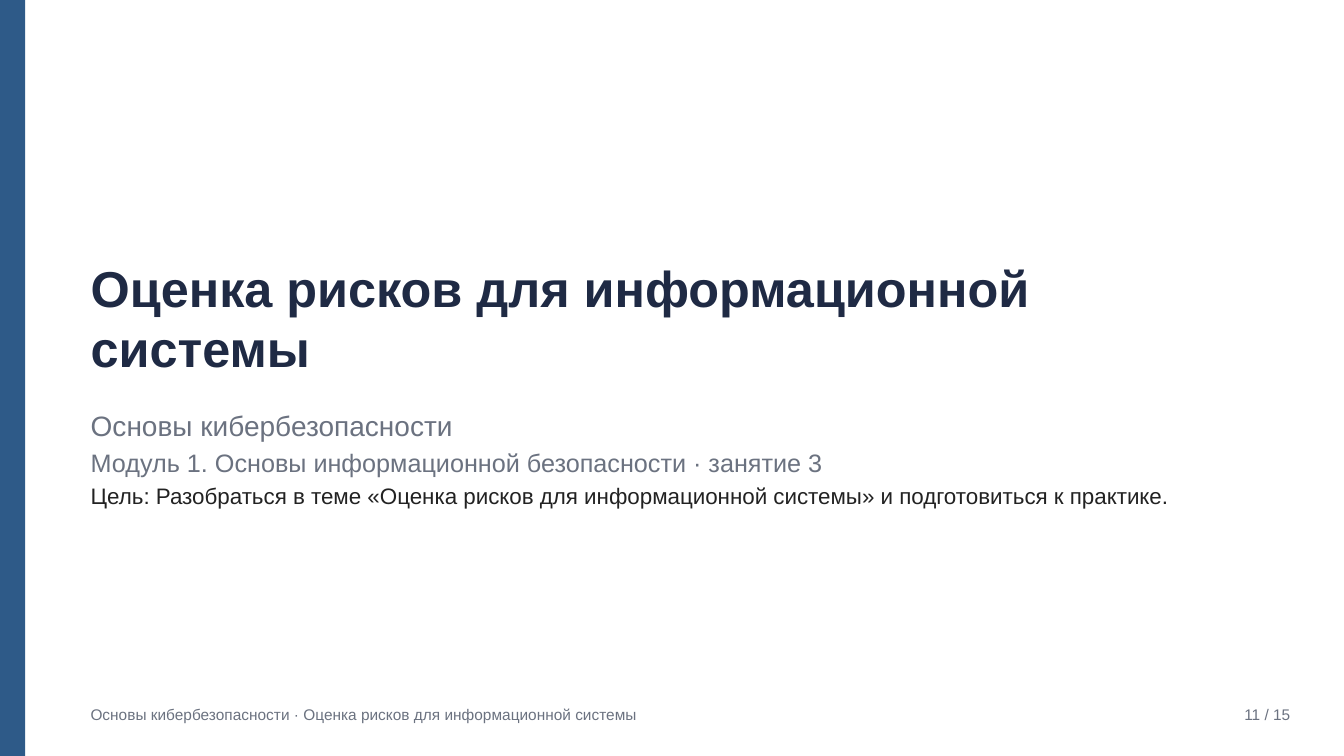
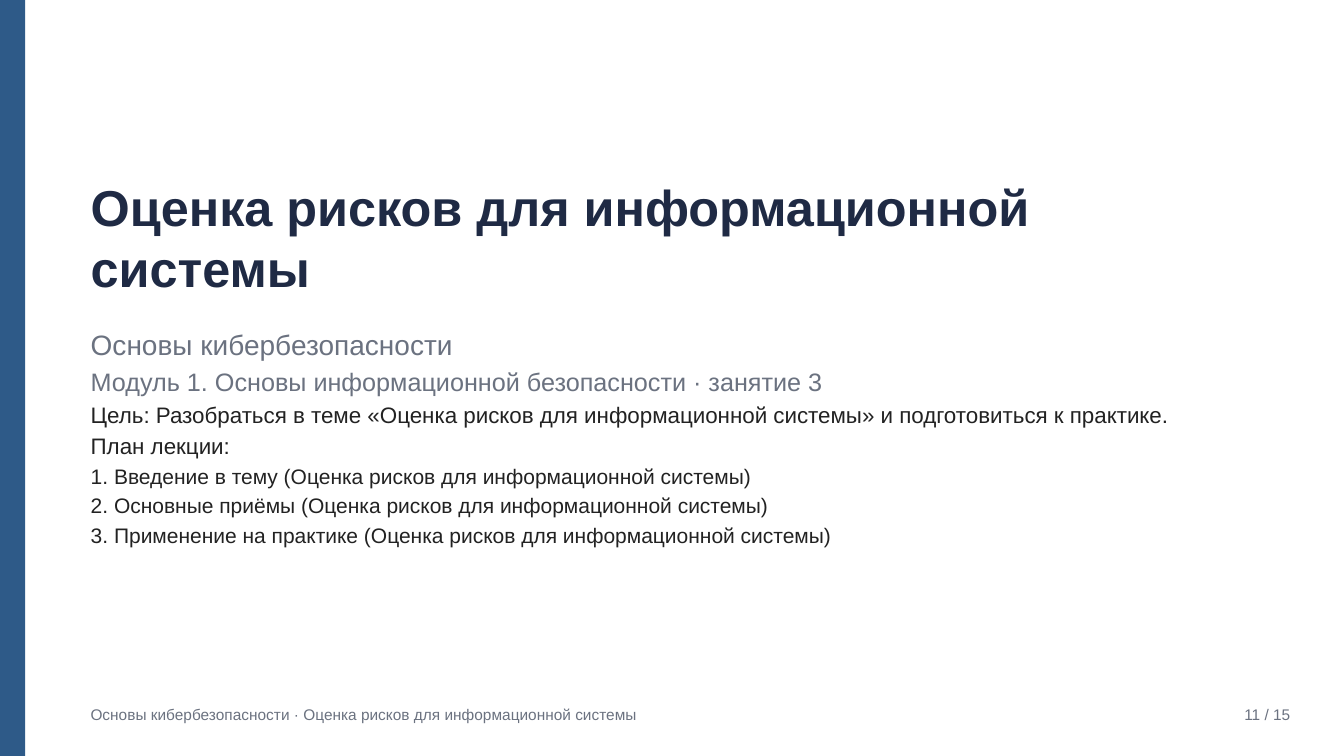
Before and after one commit to Turbo-Ananasik5362/hakaton, a slide deck: slide 11 of eval/samples/q4/slides.pptx. Drawn at 1344x756 pixels with LibreOffice and Linux fonts; fonts in the diff are those of the drawing. Boxes give left, top, right and bottom in pixels: in the first picture for what was removed or moved away, otherwise in the second. Text is boxed around its words. In the diff, an @@ line names an element or a change of style, - is before the commit and + after.

```diff
--- a/eval/samples/q4/slides.pptx
+++ b/eval/samples/q4/slides.pptx
@@ title "Оценка рисков для информационной системы": place and size @@
-title "Оценка рисков для информационной системы" at [91,269,1030,368]
+title "Оценка рисков для информационной системы" at [91,188,1030,288]
@@ subtitle "Основы кибербезопасности": place and size @@
-subtitle "Основы кибербезопасности" at [91,415,1168,509]
+subtitle "Основы кибербезопасности" at [91,334,1168,547]
@@ subtitle at [91,438,831,547]: paragraphs added @@
+План лекции:
+1. Введение в тему (Оценка рисков для информационной системы)
+2. Основные приёмы (Оценка рисков для информационной системы)
+3. Применение на практике (Оценка рисков для информационной системы)
```
Also in this commit, not shown: 2 other slides changed, 58 other files.
